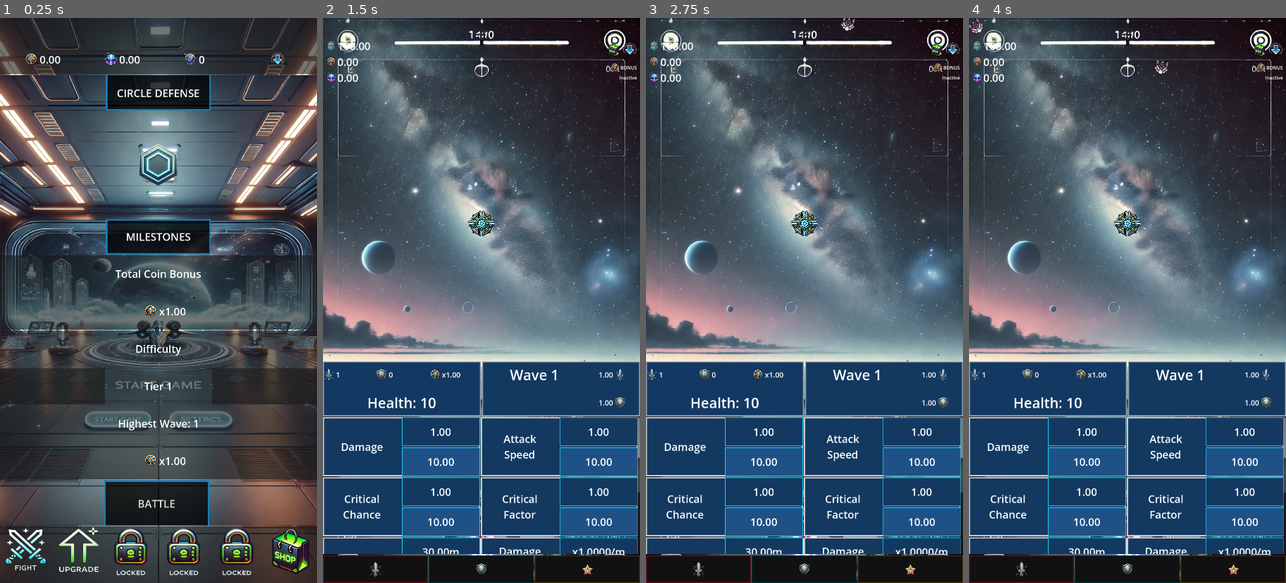
Above: before the commit, frames 1-4 (left to right).
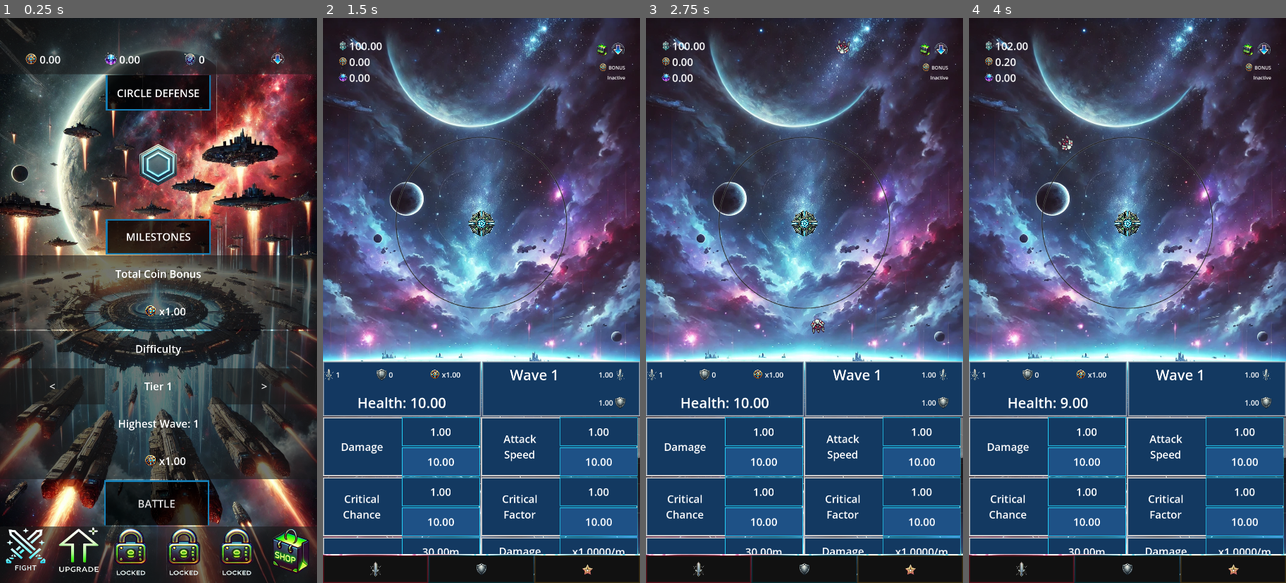
Above: after the commit, the same moments.

Repository: ascyrax/circle-defence
Game: Godot game, scene res://main.tscn
The game is run twice, just before and just after one commit, with the same random seed, the same clock (stepped at 60 frames per second) and the same inputs.
Inputs (mouse positions are in pixels of both pictures, inside the frame that each line leads up to):
- Up to frame 1 (0.25 s): no input
- Up to frame 2 (1.5 s): click "BATTLE" at 0.5 s; tap Enter at 1.25 s; move the mouse to (551, 272) at 1.27 s; click (551, 272) at 1.42 s
- Up to frame 3 (2.75 s): tap Space at 2 s; move the mouse to (741, 328) at 2.02 s; click (741, 328) at 2.17 s
- Up to frame 4 (4 s): move the mouse to (1159, 176) at 2.77 s; click (1159, 176) at 2.92 s; move the mouse to (1111, 413) at 3.52 s; click (1111, 413) at 3.67 s

The runs differ from the first frame. In frame 1, 66% of the frame differs, in the area x 0-100%, y 0-100%; in frame 2, 50%; in frame 3, 50%; in frame 4, 50%.

Commit message:
changed background textures. game_over scene button's work

Diff:
--- a/enemy.gd
+++ b/enemy.gd
@@ -1,6 +1,6 @@
 extends Node2D
 
-@export var speed: float = randi_range(50, 150)  # Speed of the enemy
+@export var speed: float = randi_range(500, 1500)  # Speed of the enemy
 var direction: Vector2 = Vector2.ZERO  # Direction toward the center
 var shooterContainerPosition : Vector2
 var _health: float = 1.0
--- a/gamePlay.gd
+++ b/gamePlay.gd
@@ -63,7 +63,7 @@
 	#var _coinMultiplier = GlobalData.get_coin_multiplier() # based on difficulty level
 
 	var _healthLabel = $Panel/VBoxContainer/Details/Player/PlayerDetails/Control/Label as Label
-	_healthLabel.text = "Health: " + str(_health)
+	_healthLabel.text = "Health: " + str("%.2f" % _health)
 
 	var _damageLabel = $Panel/VBoxContainer/Details/Player/PlayerDetails/HBoxContainer/Damage/Value as Label
 	_damageLabel.text = str(_damage)
--- a/gamePlay.tscn
+++ b/gamePlay.tscn
@@ -1,8 +1,8 @@
 [gd_scene load_steps=18 format=3 uid="uid://ge7iiw6belxm"]
 
 [ext_resource type="Script" path="res://gamePlay.gd" id="1_v3qar"]
-[ext_resource type="Texture2D" uid="uid://dyqekmlg5bm0c" path="res://art/gamePlayPage/gamePlay2.webp" id="2_3ka0p"]
 [ext_resource type="Texture2D" uid="uid://bf3bmtbitcmnt" path="res://art/dollarNoBg.png" id="2_6lctv"]
+[ext_resource type="Texture2D" uid="uid://d1y8unucdcx4a" path="res://art/gamePlayPage/gamePlay3.webp" id="2_o62b1"]
 [ext_resource type="Texture2D" uid="uid://cd5bmn2s013cr" path="res://art/coinNoBg.png" id="3_fiwqa"]
 [ext_resource type="Texture2D" uid="uid://ddtkfpdvmx0q" path="res://art/gemNoBg.png" id="4_lo21e"]
 [ext_resource type="Texture2D" uid="uid://cji3iguujymve" path="res://art/shopNoBg.png" id="5_ktxhp"]
@@ -13,7 +13,7 @@
 [ext_resource type="Texture2D" uid="uid://dntv0ifkwehxi" path="res://art/menuIcons/specialNoBg.png" id="11_m7p7c"]
 
 [sub_resource type="StyleBoxTexture" id="StyleBoxTexture_r8b21"]
-texture = ExtResource("2_3ka0p")
+texture = ExtResource("2_o62b1")
 
 [sub_resource type="StyleBoxFlat" id="StyleBoxFlat_f4xab"]
 bg_color = Color(0.0749501, 0.221667, 0.379421, 1)
@@ -88,9 +88,9 @@
 z_index = 1
 layout_mode = 2
 size_flags_vertical = 3
-theme_override_constants/margin_left = 10
+theme_override_constants/margin_left = 50
 theme_override_constants/margin_top = 70
-theme_override_constants/margin_right = 10
+theme_override_constants/margin_right = 50
 
 [node name="HBoxContainer" type="HBoxContainer" parent="Panel/VBoxContainer/MarginContainer"]
 layout_mode = 2
@@ -212,6 +212,7 @@
 text = "Inactive"
 
 [node name="GamePlayNode" type="Control" parent="Panel/VBoxContainer"]
+z_index = 1
 layout_mode = 2
 size_flags_vertical = 3
 size_flags_stretch_ratio = 5.0
--- /dev/null
+++ b/game_over.gd
@@ -0,0 +1,14 @@
+extends Control
+
+var _mainScene = load("res://main.tscn") as PackedScene
+var _gamePlayScene = load("res://gamePlay.tscn") as PackedScene
+
+func _ready() -> void:
+	pass # Replace with function body.
+
+func _load_main_scene():
+	get_tree().change_scene_to_packed(_mainScene)
+
+func _load_game_play_scene():
+	GlobalData.reset_game_play_values()
+	get_tree().change_scene_to_packed(_gamePlayScene)
--- a/game_over.tscn
+++ b/game_over.tscn
@@ -1,9 +1,24 @@
-[gd_scene load_steps=4 format=3 uid="uid://kp11noae6q73"]
-
+[gd_scene load_steps=7 format=3 uid="uid://kp11noae6q73"]
+
+[ext_resource type="Texture2D" uid="uid://dox5so2yqrrpt" path="res://art/gameOver/gameOverPortrait.webp" id="1_1qavd"]
 [ext_resource type="Texture2D" uid="uid://bf3bmtbitcmnt" path="res://art/dollarNoBg.png" id="1_ogoo6"]
+[ext_resource type="Script" path="res://game_over.gd" id="1_x4875"]
 [ext_resource type="Texture2D" uid="uid://cd5bmn2s013cr" path="res://art/coinNoBg.png" id="2_2acl3"]
 
 [sub_resource type="StyleBoxTexture" id="StyleBoxTexture_ni32s"]
+texture = ExtResource("1_1qavd")
+
+[sub_resource type="StyleBoxFlat" id="StyleBoxFlat_8upq2"]
+bg_color = Color(0, 0, 0, 1)
+border_width_left = 5
+border_width_top = 5
+border_width_right = 5
+border_width_bottom = 5
+border_color = Color(0.290196, 0.8, 0.8, 1)
+corner_radius_top_left = 20
+corner_radius_top_right = 20
+corner_radius_bottom_right = 20
+corner_radius_bottom_left = 20
 
 [node name="GameOver" type="Control"]
 layout_mode = 3
@@ -12,220 +27,7 @@
 anchor_bottom = 1.0
 grow_horizontal = 2
 grow_vertical = 2
-
-[node name="VBoxContainer" type="VBoxContainer" parent="."]
-z_index = 1
-layout_mode = 1
-anchors_preset = 15
-anchor_right = 1.0
-anchor_bottom = 1.0
-grow_horizontal = 2
-grow_vertical = 2
-
-[node name="GameStats" type="Label" parent="VBoxContainer"]
-layout_mode = 2
-size_flags_vertical = 3
-theme_override_font_sizes/font_size = 80
-text = "Game Stats
-"
-horizontal_alignment = 1
-vertical_alignment = 1
-
-[node name="Difficulty" type="Label" parent="VBoxContainer"]
-layout_mode = 2
-size_flags_vertical = 3
-theme_override_font_sizes/font_size = 64
-text = "Tier 1"
-horizontal_alignment = 1
-vertical_alignment = 1
-
-[node name="Wave" type="Label" parent="VBoxContainer"]
-layout_mode = 2
-size_flags_vertical = 3
-theme_override_font_sizes/font_size = 60
-text = "Wave 1"
-horizontal_alignment = 1
-vertical_alignment = 1
-
-[node name="HighestWave" type="Label" parent="VBoxContainer"]
-layout_mode = 2
-size_flags_vertical = 3
-theme_override_font_sizes/font_size = 60
-text = "Highest Wave: 3"
-horizontal_alignment = 1
-vertical_alignment = 1
-
-[node name="HBoxContainer" type="HBoxContainer" parent="VBoxContainer"]
-layout_mode = 2
-size_flags_vertical = 3
-
-[node name="VBoxContainer" type="VBoxContainer" parent="VBoxContainer/HBoxContainer"]
-layout_mode = 2
-size_flags_horizontal = 3
-
-[node name="Label" type="Label" parent="VBoxContainer/HBoxContainer/VBoxContainer"]
-layout_mode = 2
-size_flags_vertical = 3
-theme_override_font_sizes/font_size = 48
-text = "cash
-Earned"
-horizontal_alignment = 1
-vertical_alignment = 1
-
-[node name="Cash" type="HBoxContainer" parent="VBoxContainer/HBoxContainer/VBoxContainer"]
-layout_mode = 2
-size_flags_vertical = 3
-
-[node name="CashIcon" type="TextureRect" parent="VBoxContainer/HBoxContainer/VBoxContainer/Cash"]
-custom_minimum_size = Vector2(100, 100)
-layout_mode = 2
-size_flags_horizontal = 10
-size_flags_vertical = 4
-texture = ExtResource("1_ogoo6")
-expand_mode = 1
-
-[node name="CashValue" type="Label" parent="VBoxContainer/HBoxContainer/VBoxContainer/Cash"]
-layout_mode = 2
-size_flags_horizontal = 3
-size_flags_vertical = 1
-theme_override_font_sizes/font_size = 60
-text = "80"
-horizontal_alignment = 1
-vertical_alignment = 1
-
-[node name="VBoxContainer4" type="VBoxContainer" parent="VBoxContainer/HBoxContainer"]
-layout_mode = 2
-
-[node name="Label" type="Label" parent="VBoxContainer/HBoxContainer/VBoxContainer4"]
-layout_mode = 2
-size_flags_vertical = 3
-
-[node name="Equals" type="Label" parent="VBoxContainer/HBoxContainer/VBoxContainer4"]
-layout_mode = 2
-size_flags_horizontal = 3
-size_flags_vertical = 3
-theme_override_font_sizes/font_size = 64
-text = "="
-horizontal_alignment = 1
-vertical_alignment = 1
-
-[node name="VBoxContainer2" type="VBoxContainer" parent="VBoxContainer/HBoxContainer"]
-layout_mode = 2
-size_flags_horizontal = 3
-
-[node name="Label" type="Label" parent="VBoxContainer/HBoxContainer/VBoxContainer2"]
-layout_mode = 2
-size_flags_vertical = 3
-theme_override_font_sizes/font_size = 48
-text = "Coins
-Earned"
-horizontal_alignment = 1
-vertical_alignment = 1
-
-[node name="Coin" type="HBoxContainer" parent="VBoxContainer/HBoxContainer/VBoxContainer2"]
-layout_mode = 2
-size_flags_vertical = 3
-
-[node name="CoinIcon" type="TextureRect" parent="VBoxContainer/HBoxContainer/VBoxContainer2/Coin"]
-custom_minimum_size = Vector2(100, 100)
-layout_mode = 2
-size_flags_horizontal = 10
-size_flags_vertical = 4
-texture = ExtResource("2_2acl3")
-expand_mode = 1
-
-[node name="CoinValue" type="Label" parent="VBoxContainer/HBoxContainer/VBoxContainer2/Coin"]
-layout_mode = 2
-size_flags_horizontal = 3
-size_flags_vertical = 1
-theme_override_font_sizes/font_size = 60
-text = "0
-"
-horizontal_alignment = 1
-vertical_alignment = 1
-
-[node name="VBoxContainer5" type="VBoxContainer" parent="VBoxContainer/HBoxContainer"]
-layout_mode = 2
-
-[node name="Label" type="Label" parent="VBoxContainer/HBoxContainer/VBoxContainer5"]
-layout_mode = 2
-size_flags_vertical = 3
-
-[node name="Implies" type="Label" parent="VBoxContainer/HBoxContainer/VBoxContainer5"]
-layout_mode = 2
-size_flags_horizontal = 3
-size_flags_vertical = 3
-theme_override_font_sizes/font_size = 64
-text = "= >"
-horizontal_alignment = 1
-vertical_alignment = 1
-
-[node name="VBoxContainer3" type="VBoxContainer" parent="VBoxContainer/HBoxContainer"]
-layout_mode = 2
-size_flags_horizontal = 3
-
-[node name="Label" type="Label" parent="VBoxContainer/HBoxContainer/VBoxContainer3"]
-layout_mode = 2
-size_flags_vertical = 3
-theme_override_font_sizes/font_size = 48
-text = "Total
-Coins"
-horizontal_alignment = 1
-vertical_alignment = 1
-
-[node name="Coin" type="HBoxContainer" parent="VBoxContainer/HBoxContainer/VBoxContainer3"]
-layout_mode = 2
-size_flags_vertical = 3
-
-[node name="CoinIcon" type="TextureRect" parent="VBoxContainer/HBoxContainer/VBoxContainer3/Coin"]
-custom_minimum_size = Vector2(100, 100)
-layout_mode = 2
-size_flags_horizontal = 10
-size_flags_vertical = 4
-texture = ExtResource("2_2acl3")
-expand_mode = 1
-
-[node name="CoinValue" type="Label" parent="VBoxContainer/HBoxContainer/VBoxContainer3/Coin"]
-layout_mode = 2
-size_flags_horizontal = 3
-size_flags_vertical = 1
-theme_override_font_sizes/font_size = 60
-text = "0
-"
-horizontal_alignment = 1
-vertical_alignment = 1
-
-[node name="NavButtons" type="HBoxContainer" parent="VBoxContainer"]
-layout_mode = 2
-size_flags_vertical = 3
-
-[node name="MarginContainer" type="MarginContainer" parent="VBoxContainer/NavButtons"]
-layout_mode = 2
-size_flags_horizontal = 3
-theme_override_constants/margin_left = 75
-theme_override_constants/margin_top = 75
-theme_override_constants/margin_right = 75
-theme_override_constants/margin_bottom = 57
-
-[node name="Home" type="Button" parent="VBoxContainer/NavButtons/MarginContainer"]
-layout_mode = 2
-size_flags_horizontal = 3
-theme_override_font_sizes/font_size = 64
-text = "HOME"
-
-[node name="MarginContainer2" type="MarginContainer" parent="VBoxContainer/NavButtons"]
-layout_mode = 2
-size_flags_horizontal = 3
-theme_override_constants/margin_left = 75
-theme_override_constants/margin_top = 75
-theme_override_constants/margin_right = 75
-theme_override_constants/margin_bottom = 57
-
-[node name="Retry" type="Button" parent="VBoxContainer/NavButtons/MarginContainer2"]
-layout_mode = 2
-size_flags_horizontal = 3
-theme_override_font_sizes/font_size = 64
-text = "RETRY"
+script = ExtResource("1_x4875")
 
 [node name="Panel" type="Panel" parent="."]
 layout_mode = 1
@@ -235,3 +37,228 @@
 grow_horizontal = 2
 grow_vertical = 2
 theme_override_styles/panel = SubResource("StyleBoxTexture_ni32s")
+
+[node name="Panel" type="Panel" parent="Panel"]
+layout_mode = 2
+offset_right = 1080.0
+offset_bottom = 1920.0
+size_flags_vertical = 3
+
+[node name="VBoxContainer" type="VBoxContainer" parent="Panel/Panel"]
+z_index = 1
+layout_mode = 1
+anchors_preset = 15
+anchor_right = 1.0
+anchor_bottom = 1.0
+grow_horizontal = 2
+grow_vertical = 2
+
+[node name="GameStats" type="Label" parent="Panel/Panel/VBoxContainer"]
+layout_mode = 2
+size_flags_vertical = 3
+theme_override_font_sizes/font_size = 80
+text = "Game Stats
+"
+horizontal_alignment = 1
+vertical_alignment = 1
+
+[node name="Difficulty" type="Label" parent="Panel/Panel/VBoxContainer"]
+layout_mode = 2
+size_flags_vertical = 3
+theme_override_font_sizes/font_size = 64
+text = "Tier 1"
+horizontal_alignment = 1
+vertical_alignment = 1
+
+[node name="Wave" type="Label" parent="Panel/Panel/VBoxContainer"]
+layout_mode = 2
+size_flags_vertical = 3
+theme_override_font_sizes/font_size = 60
+text = "Wave 1"
+horizontal_alignment = 1
+vertical_alignment = 1
+
+[node name="HighestWave" type="Label" parent="Panel/Panel/VBoxContainer"]
+layout_mode = 2
+size_flags_vertical = 3
+theme_override_font_sizes/font_size = 60
+text = "Highest Wave: 3"
+horizontal_alignment = 1
+vertical_alignment = 1
+
+[node name="HBoxContainer" type="HBoxContainer" parent="Panel/Panel/VBoxContainer"]
+layout_mode = 2
+size_flags_vertical = 3
+
+[node name="VBoxContainer" type="VBoxContainer" parent="Panel/Panel/VBoxContainer/HBoxContainer"]
+layout_mode = 2
+size_flags_horizontal = 3
+
+[node name="Label" type="Label" parent="Panel/Panel/VBoxContainer/HBoxContainer/VBoxContainer"]
+layout_mode = 2
+size_flags_vertical = 3
+theme_override_font_sizes/font_size = 48
+text = "cash
+Earned"
+horizontal_alignment = 1
+vertical_alignment = 1
+
+[node name="Cash" type="HBoxContainer" parent="Panel/Panel/VBoxContainer/HBoxContainer/VBoxContainer"]
+layout_mode = 2
+size_flags_vertical = 3
+
+[node name="CashIcon" type="TextureRect" parent="Panel/Panel/VBoxContainer/HBoxContainer/VBoxContainer/Cash"]
+custom_minimum_size = Vector2(100, 100)
+layout_mode = 2
+size_flags_horizontal = 10
+size_flags_vertical = 4
+texture = ExtResource("1_ogoo6")
+expand_mode = 1
+
+[node name="CashValue" type="Label" parent="Panel/Panel/VBoxContainer/HBoxContainer/VBoxContainer/Cash"]
+layout_mode = 2
+size_flags_horizontal = 3
+size_flags_vertical = 1
+theme_override_font_sizes/font_size = 60
+text = "80"
+horizontal_alignment = 1
+vertical_alignment = 1
+
+[node name="VBoxContainer4" type="VBoxContainer" parent="Panel/Panel/VBoxContainer/HBoxContainer"]
+layout_mode = 2
+
+[node name="Label" type="Label" parent="Panel/Panel/VBoxContainer/HBoxContainer/VBoxContainer4"]
+layout_mode = 2
+size_flags_vertical = 3
+
+[node name="Equals" type="Label" parent="Panel/Panel/VBoxContainer/HBoxContainer/VBoxContainer4"]
+layout_mode = 2
+size_flags_horizontal = 3
+size_flags_vertical = 3
+theme_override_font_sizes/font_size = 64
+text = "="
+horizontal_alignment = 1
+vertical_alignment = 1
+
+[node name="VBoxContainer2" type="VBoxContainer" parent="Panel/Panel/VBoxContainer/HBoxContainer"]
+layout_mode = 2
+size_flags_horizontal = 3
+
+[node name="Label" type="Label" parent="Panel/Panel/VBoxContainer/HBoxContainer/VBoxContainer2"]
+layout_mode = 2
+size_flags_vertical = 3
+theme_override_font_sizes/font_size = 48
+text = "Coins
+Earned"
+horizontal_alignment = 1
+vertical_alignment = 1
+
+[node name="Coin" type="HBoxContainer" parent="Panel/Panel/VBoxContainer/HBoxContainer/VBoxContainer2"]
+layout_mode = 2
+size_flags_vertical = 3
+
+[node name="CoinIcon" type="TextureRect" parent="Panel/Panel/VBoxContainer/HBoxContainer/VBoxContainer2/Coin"]
+custom_minimum_size = Vector2(100, 100)
+layout_mode = 2
+size_flags_horizontal = 10
+size_flags_vertical = 4
+texture = ExtResource("2_2acl3")
+expand_mode = 1
+
+[node name="CoinValue" type="Label" parent="Panel/Panel/VBoxContainer/HBoxContainer/VBoxContainer2/Coin"]
+layout_mode = 2
+size_flags_horizontal = 3
+size_flags_vertical = 1
+theme_override_font_sizes/font_size = 60
+text = "0
+"
+horizontal_alignment = 1
+vertical_alignment = 1
+
+[node name="VBoxContainer5" type="VBoxContainer" parent="Panel/Panel/VBoxContainer/HBoxContainer"]
+layout_mode = 2
+
+[node name="Label" type="Label" parent="Panel/Panel/VBoxContainer/HBoxContainer/VBoxContainer5"]
+layout_mode = 2
+size_flags_vertical = 3
+
+[node name="Implies" type="Label" parent="Panel/Panel/VBoxContainer/HBoxContainer/VBoxContainer5"]
+layout_mode = 2
+size_flags_horizontal = 3
+size_flags_vertical = 3
+theme_override_font_sizes/font_size = 64
+text = "= >"
+horizontal_alignment = 1
+vertical_alignment = 1
+
+[node name="VBoxContainer3" type="VBoxContainer" parent="Panel/Panel/VBoxContainer/HBoxContainer"]
+layout_mode = 2
+size_flags_horizontal = 3
+
+[node name="Label" type="Label" parent="Panel/Panel/VBoxContainer/HBoxContainer/VBoxContainer3"]
+layout_mode = 2
+size_flags_vertical = 3
+theme_override_font_sizes/font_size = 48
+text = "Total
+Coins"
+horizontal_alignment = 1
+vertical_alignment = 1
+
+[node name="Coin" type="HBoxContainer" parent="Panel/Panel/VBoxContainer/HBoxContainer/VBoxContainer3"]
+layout_mode = 2
+size_flags_vertical = 3
+
+[node name="CoinIcon" type="TextureRect" parent="Panel/Panel/VBoxContainer/HBoxContainer/VBoxContainer3/Coin"]
+custom_minimum_size = Vector2(100, 100)
+layout_mode = 2
+size_flags_horizontal = 10
+size_flags_vertical = 4
+texture = ExtResource("2_2acl3")
+expand_mode = 1
+
+[node name="CoinValue" type="Label" parent="Panel/Panel/VBoxContainer/HBoxContainer/VBoxContainer3/Coin"]
+layout_mode = 2
+size_flags_horizontal = 3
+size_flags_vertical = 1
+theme_override_font_sizes/font_size = 60
+text = "0
+"
+horizontal_alignment = 1
+vertical_alignment = 1
+
+[node name="NavButtons" type="HBoxContainer" parent="Panel/Panel/VBoxContainer"]
+layout_mode = 2
+size_flags_vertical = 3
+
+[node name="MarginContainer" type="MarginContainer" parent="Panel/Panel/VBoxContainer/NavButtons"]
+layout_mode = 2
+size_flags_horizontal = 3
+theme_override_constants/margin_left = 75
+theme_override_constants/margin_top = 75
+theme_override_constants/margin_right = 75
+theme_override_constants/margin_bottom = 57
+
+[node name="Home" type="Button" parent="Panel/Panel/VBoxContainer/NavButtons/MarginContainer"]
+layout_mode = 2
+size_flags_horizontal = 3
+theme_override_font_sizes/font_size = 64
+theme_override_styles/normal = SubResource("StyleBoxFlat_8upq2")
+text = "HOME"
+
+[node name="MarginContainer2" type="MarginContainer" parent="Panel/Panel/VBoxContainer/NavButtons"]
+layout_mode = 2
+size_flags_horizontal = 3
+theme_override_constants/margin_left = 75
+theme_override_constants/margin_top = 75
+theme_override_constants/margin_right = 75
+theme_override_constants/margin_bottom = 57
+
+[node name="Retry" type="Button" parent="Panel/Panel/VBoxContainer/NavButtons/MarginContainer2"]
+layout_mode = 2
+size_flags_horizontal = 3
+theme_override_font_sizes/font_size = 64
+theme_override_styles/normal = SubResource("StyleBoxFlat_8upq2")
+text = "RETRY"
+
+[connection signal="pressed" from="Panel/Panel/VBoxContainer/NavButtons/MarginContainer/Home" to="." method="_load_main_scene"]
+[connection signal="pressed" from="Panel/Panel/VBoxContainer/NavButtons/MarginContainer2/Retry" to="." method="_load_game_play_scene"]
--- a/global_data.gd
+++ b/global_data.gd
@@ -110,6 +110,8 @@
 	_healthRegeneration = _INITIAL_HEALTH_REGENERATION
 	_cashValue = _INITIAL_CASH_VALUE
 	_waveNumber = 1
+	_waveEnemiesSpawned = 0
+	_waveEnemiesKilled = 0
 
 func get_total_enemy_spawns_per_wave():
 	return _totalEnemySpawnsPerWave + _waveNumber
--- a/main.tscn
+++ b/main.tscn
@@ -3,7 +3,7 @@
 [ext_resource type="Script" path="res://main.gd" id="1_6vmq6"]
 [ext_resource type="Texture2D" uid="uid://cd5bmn2s013cr" path="res://art/coinNoBg.png" id="1_kbnls"]
 [ext_resource type="Texture2D" uid="uid://ddtkfpdvmx0q" path="res://art/gemNoBg.png" id="2_20ilc"]
-[ext_resource type="Texture2D" uid="uid://b7rftohn7j1s" path="res://art/homePage/homePage2.webp" id="2_xlq06"]
+[ext_resource type="Texture2D" uid="uid://dr15m7vjh13gk" path="res://art/homePage/homePage3.webp" id="2_hgovi"]
 [ext_resource type="Texture2D" uid="uid://iswymve6np52" path="res://art/galacticCoinNoBg.png" id="3_ik8ja"]
 [ext_resource type="Texture2D" uid="uid://d2wawuxpe7yre" path="res://art/dropdownNoBg.png" id="4_7hq1x"]
 [ext_resource type="Texture2D" uid="uid://b6sf3ma15pflr" path="res://art/hexagonNoBg.png" id="6_yawj3"]
@@ -13,10 +13,9 @@
 [ext_resource type="Texture2D" uid="uid://cji3iguujymve" path="res://art/shopNoBg.png" id="9_gbrt5"]
 
 [sub_resource type="StyleBoxTexture" id="StyleBoxTexture_yt2ac"]
-texture = ExtResource("2_xlq06")
+texture = ExtResource("2_hgovi")
 
 [sub_resource type="StyleBoxTexture" id="StyleBoxTexture_jtxea"]
-texture = ExtResource("2_xlq06")
 
 [sub_resource type="StyleBoxFlat" id="StyleBoxFlat_jygg2"]
 content_margin_left = 10.0
@@ -302,6 +301,7 @@
 layout_mode = 2
 size_flags_horizontal = 3
 theme_override_font_sizes/font_size = 36
+text = "<"
 
 [node name="Tier" type="Label" parent="Panel/HomeScreen/CentrePanel/CentreNav/VBoxContainer/WaveSettingsPanel/WaveSettings/HBoxContainer"]
 layout_mode = 2
@@ -316,6 +316,7 @@
 layout_mode = 2
 size_flags_horizontal = 3
 theme_override_font_sizes/font_size = 36
+text = ">"
 
 [node name="HighestWave" type="Label" parent="Panel/HomeScreen/CentrePanel/CentreNav/VBoxContainer/WaveSettingsPanel/WaveSettings"]
 layout_mode = 2
--- a/shooter.tscn
+++ b/shooter.tscn
@@ -2,7 +2,7 @@
 
 [ext_resource type="Script" path="res://shooter.gd" id="1_kjh1t"]
 [ext_resource type="Texture2D" uid="uid://m1s5ocyg0hwr" path="res://art/centralShooterNoBg.png" id="1_swfug"]
-[ext_resource type="Texture2D" uid="uid://b5mxrs4ae0qfy" path="res://art/attackRangeNoBg.png" id="2_kv71a"]
+[ext_resource type="Texture2D" uid="uid://c4y651qd0nc35" path="res://art/circle.png" id="3_aqghc"]
 
 [sub_resource type="CircleShape2D" id="CircleShape2D_7iicy"]
 radius = 50.0
@@ -30,7 +30,7 @@
 
 [node name="Sprite2D" type="Sprite2D" parent="Range"]
 z_index = -1
-texture = ExtResource("2_kv71a")
+texture = ExtResource("3_aqghc")
 
 [connection signal="area_entered" from="Shooter" to="." method="_on_enemy_hit"]
 [connection signal="area_entered" from="Range" to="." method="_enemy_in_shooting_radius"]
Binary file added: art/circle.png
Not shown, added: art/circle.png.import
Binary file added: art/enemies/enemies1.webp
Not shown, added: art/enemies/enemies1.webp.import
Binary file added: art/enemies/enemies2.webp
Not shown, added: art/enemies/enemies2.webp.import
Binary file added: art/enemies/enemies3.webp
Not shown, added: art/enemies/enemies3.webp.import
Binary file added: art/enemies/enemies4.webp
Not shown, added: art/enemies/enemies4.webp.import
Binary file added: art/enemies/enemies5.webp
Not shown, added: art/enemies/enemies5.webp.import
(and 20 more such lines)
